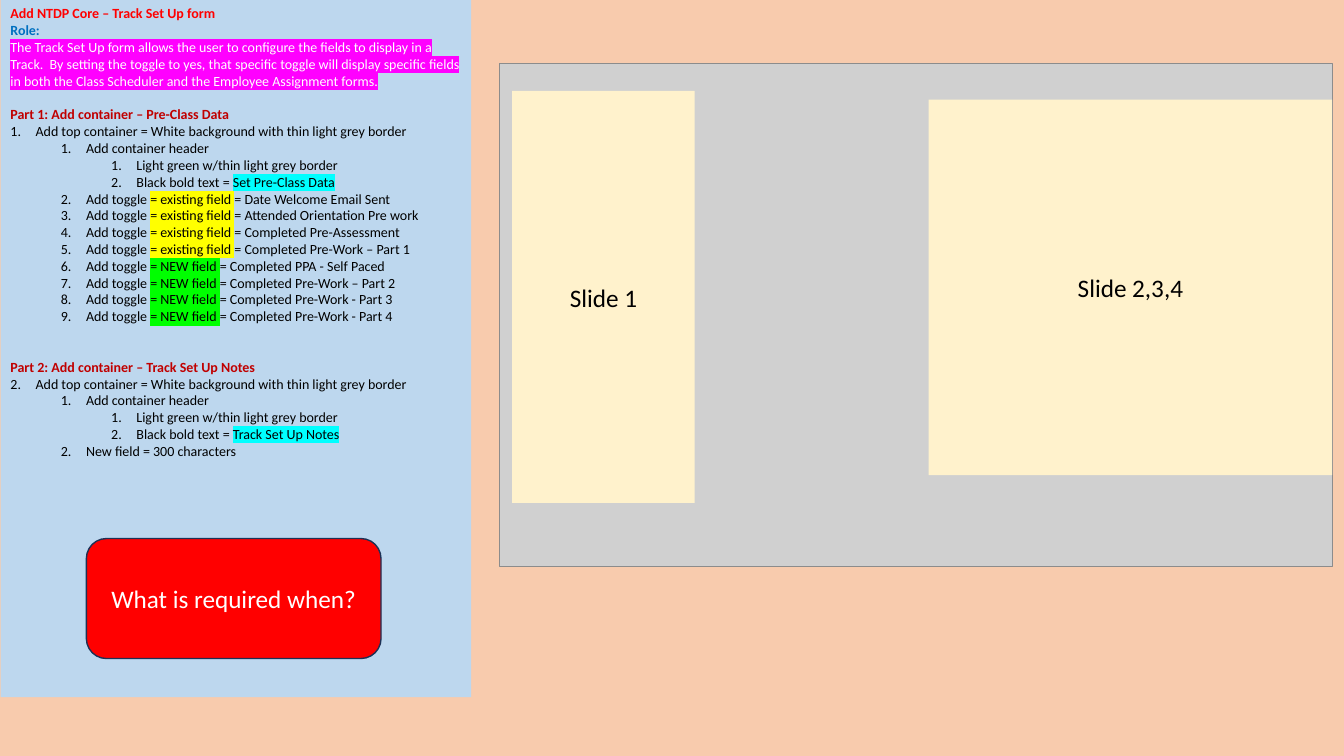
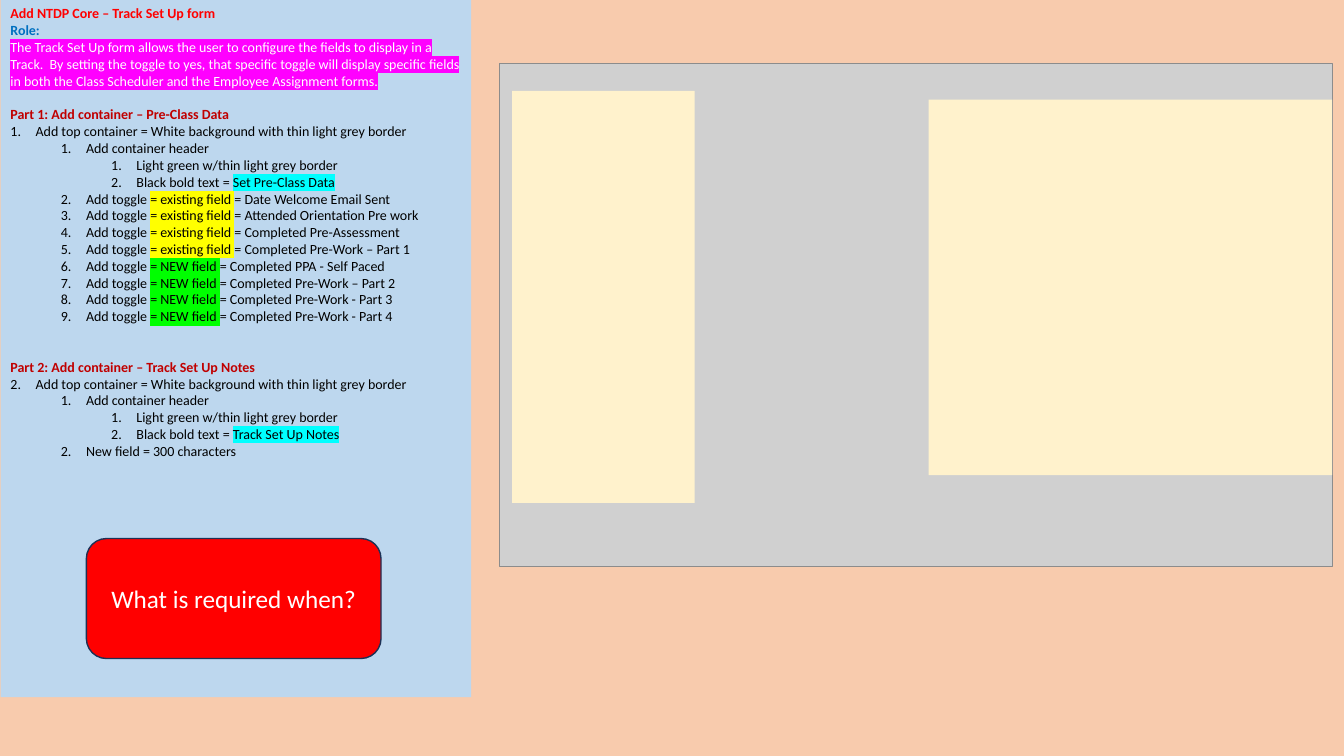
Before and after one commit to jeff-boroch/TestAi, a slide deck: slide 5 of Stories/046_1.1.0_Move Current NTDP - Build NTDP Track Set Up - Form - BBB.pptx. Drawn at 1344x756 pixels with LibreOffice and Linux fonts; fonts in the diff are those of the drawing; grey boxes stand for pictures. Boxes give left, top, right and bottom in pixels: in the first picture for what was removed or moved away, otherwise in the second. Text is boxed around its words. In the diff, an @@ line names an element or a change of style, - is before the commit and + after.

```diff
--- a/Stories/046_1.1.0_Move Current NTDP - Build NTDP Track Set Up - Form - BBB.pptx
+++ b/Stories/046_1.1.0_Move Current NTDP - Build NTDP Track Set Up - Form - BBB.pptx
@@ text in rectangle at (570,289,637,307): text removed @@
-Slide 1
@@ text in rectangle at (1078,279,1183,300): text removed @@
-Slide 2,3,4
```
Also in this commit, not shown: 3 other slides changed.
